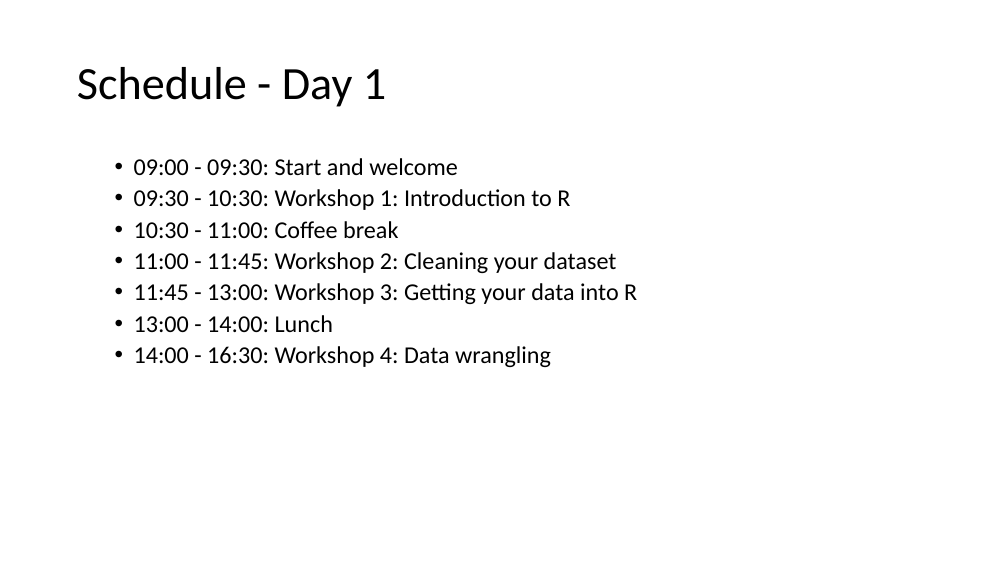
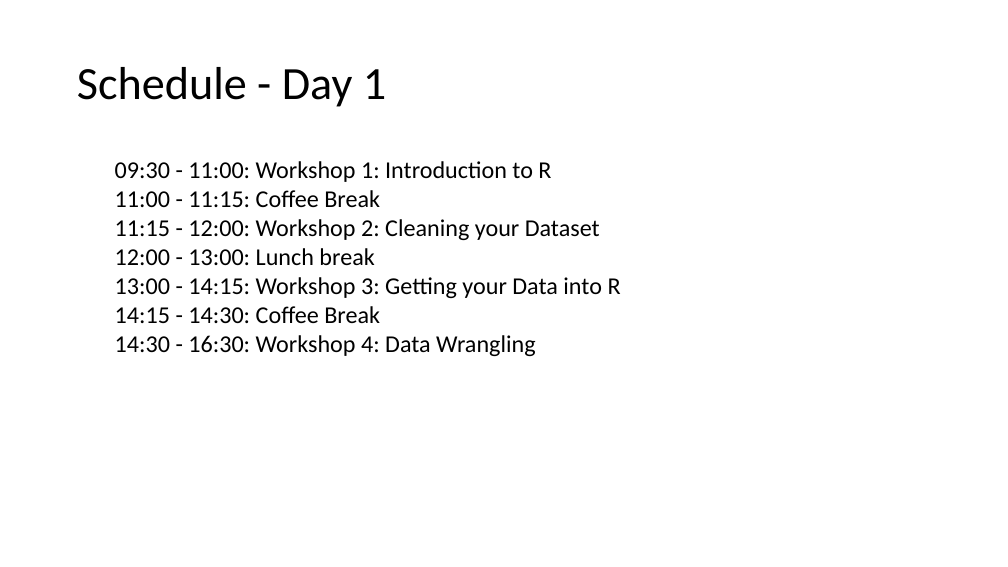
Before and after one commit to ClinicianCoders/ClinicianCoders, a slide deck: slide 5 of Workshops/WelcomePresentation_inperson.pptx. Drawn at 1008x567 pixels with LibreOffice and Linux fonts; fonts in the diff are those of the drawing. Boxes give left, top, right and bottom in pixels: in the first picture for what was removed or moved away, otherwise in the second. Text is boxed around its words. In the diff, an @@ line names an element or a change of style, - is before the commit and + after.

Commit message:
Update course schedule displayed on WelcomePresentation

```diff
--- a/Workshops/WelcomePresentation_inperson.pptx
+++ b/Workshops/WelcomePresentation_inperson.pptx
@@ text at [115, 161, 621, 356]: text changed @@
-  • 09:00 - 09:30: Start and welcome
-  • 09:30 - 10:30: Workshop 1: Introduction to R
-  • 10:30 - 11:00: Coffee break
-  • 11:00 - 11:45: Workshop 2: Cleaning your dataset
-  • 11:45 - 13:00: Workshop 3: Getting your data into R
-  • 13:00 - 14:00: Lunch
-  • 14:00 - 16:30: Workshop 4: Data wrangling
+  09:30 - 11:00: Workshop 1: Introduction to R
+  11:00 - 11:15: Coffee Break
+  11:15 - 12:00: Workshop 2: Cleaning your Dataset
+  12:00 - 13:00: Lunch break
+  13:00 - 14:15: Workshop 3: Getting your Data into R
+  14:15 - 14:30: Coffee Break
+  14:30 - 16:30: Workshop 4: Data Wrangling
```
Also in this commit, not shown: 1 other slide changed.
